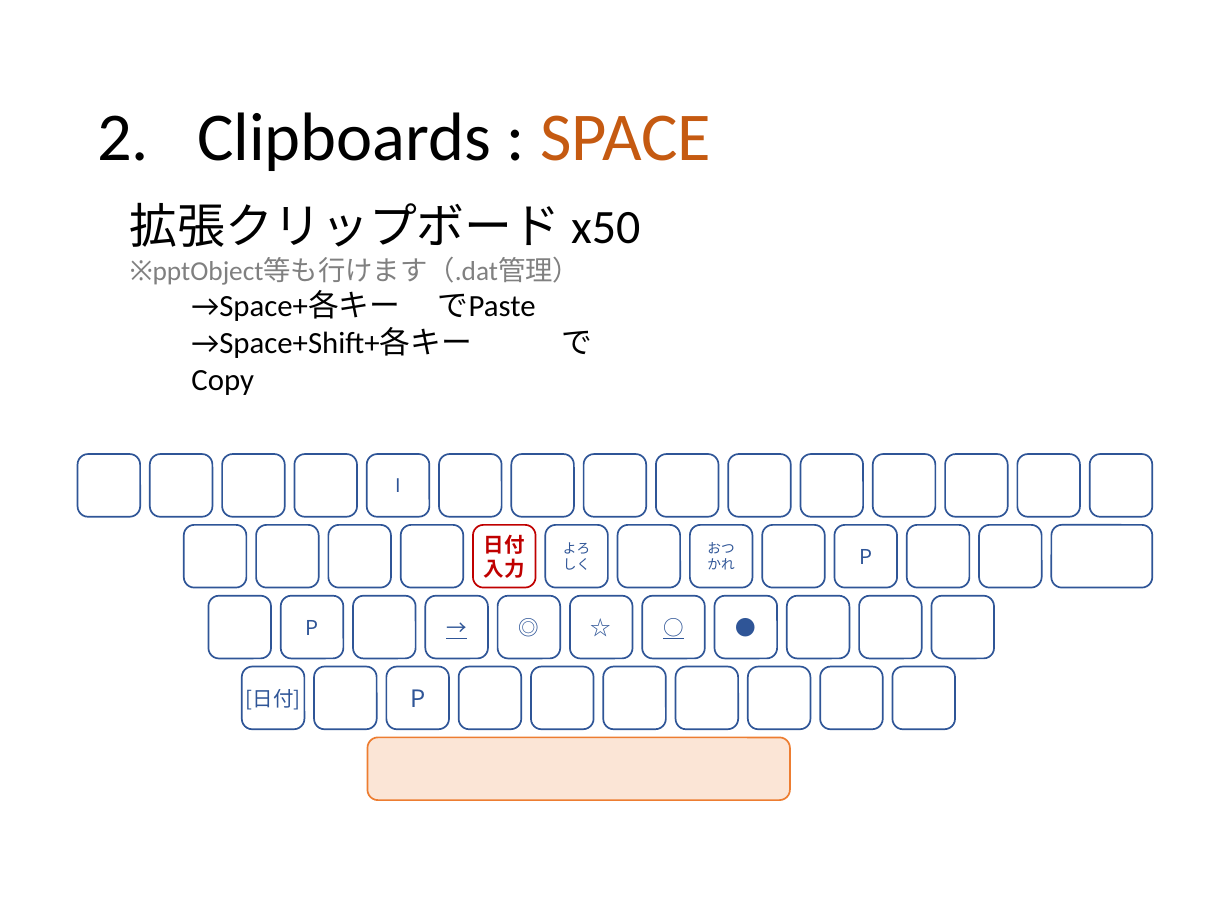
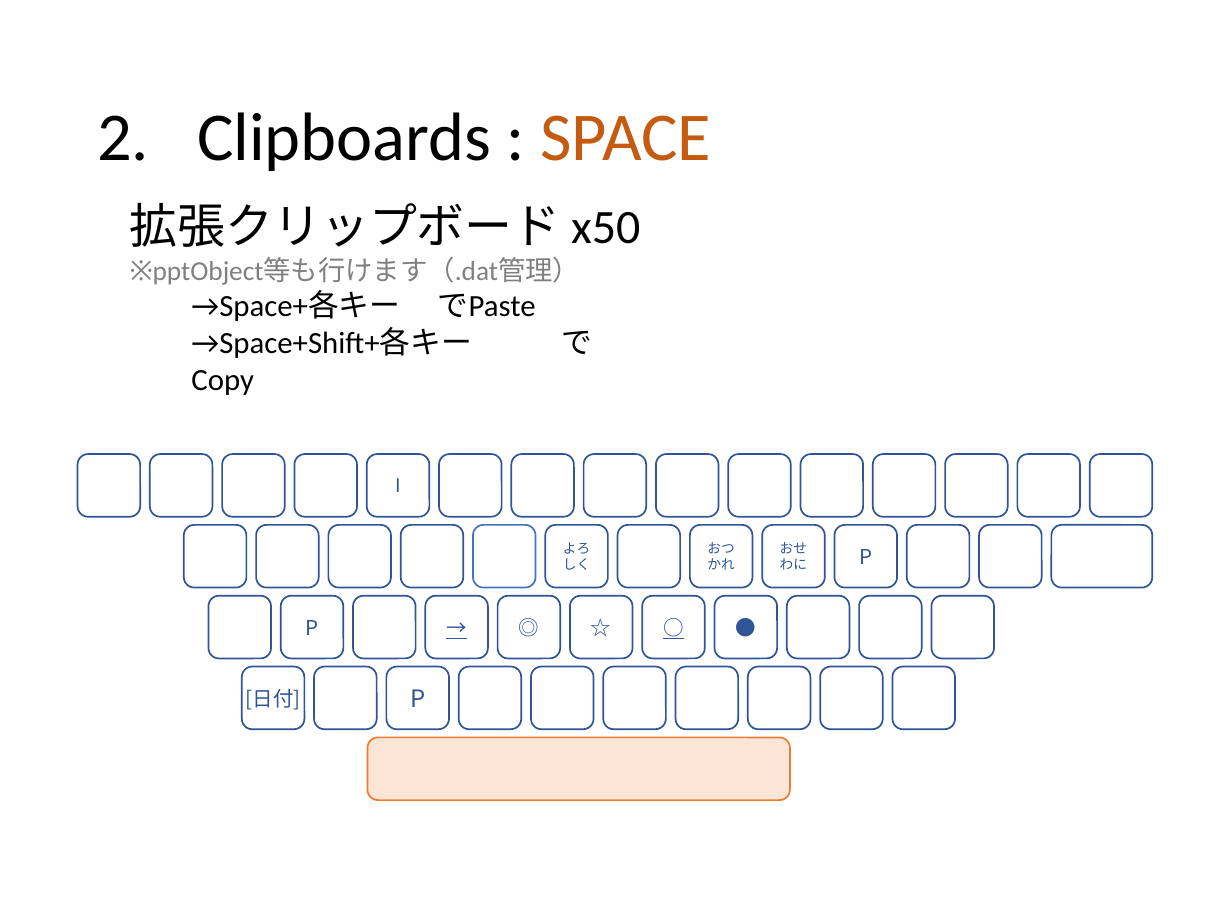
Before and after one commit to ittooo66/myAHK, a slide deck: slide 7 of MANUAL.pptx. Drawn at 1232x924 pixels with LibreOffice and Linux fonts; fonts in the diff are those of the drawing. Boxes give left, top, right and bottom in pixels: in the first picture for what was removed or moved away, otherwise in the second. Text is boxed around its words. In the diff, an @@ line names an element or a change of style, - is before the commit and + after.

```diff
--- a/MANUAL.pptx
+++ b/MANUAL.pptx
@@ rounded rectangle at (473,525,536,588): outline #C00000 1 pt to #4472C4 1 pt @@
@@ text in rounded rectangle at (484,534,525,578): text removed @@
-日付
-入力
@@ text in rounded rectangle at (780,542,807,570): text added @@
+おせわに
```
Also in this commit, not shown: 3 other slides changed.
